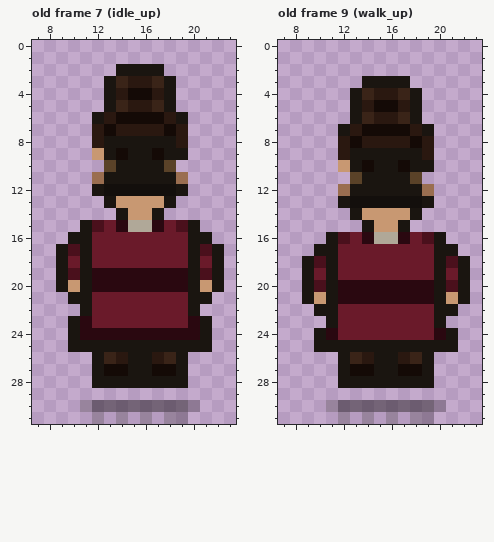
Pixel-art file -- public/sprites/agents/rosa_chen_sheet.aseprite. The first picture shows the starting point.
32x32 pixels, 11 frames. Colours within 5 levels of each other are drawn and written as one. Shown: old frame 7 (idle_up): x 7..23, y 0..31; old frame 9 (walk_up): x 7..23, y 0..31. The commit also changed other frames, which this record leaves out.
Now the later version:
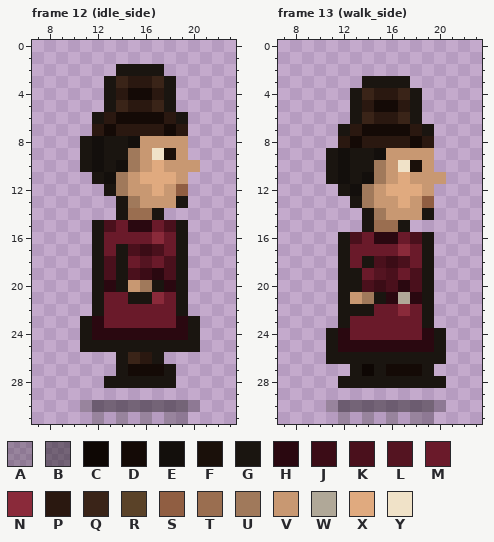
Palette (. is transparent): A #0a08063c  B #0a08066e  C #0e0704  D #140a06  E #130f0c  F #1a100a  G #1a1510  H #2a0810  J #3b0c16  K #4a101c  L #541421  M #6a1a2a  N #8a2a3a  P #2a1810  Q #3a2418  R #5a4228  S #905e42  T #9a6e50  U #a0795b  V #c89872  W #b0a898  X #e0aa7f  Y #f0e2c8
A new or re-ordered frame is compared with the old frame closest to it.
Diff:
frames 11 -> 16
--- frame 12 (idle_side) is new; against old frame 7 (idle_up)
@@ x 7..23 @@
  7 .....PDPPPPDP....
- 8 .....PGGGGGGP....
- 9 .....VGDGGDGG....
-10 ......RGGGGR.....
-11 .....TGGGGGGT....
-12 .....GEEEEEEG....
-13 ......GVVVVG.....
-14 .......GVVG......
-15 ....GKMHWWHMKG...
-16 ...GGMMMMMMMMGG..
-17 ..GKGMMMMMMMMGKG.
-18 ..GMGMMMMMMMMGMG.
-19 ..GKGHHHHHHHHGKG.
-20 ..GVGHHHHHHHHGVG.
-21 ...GGMMMMMMMMGG..
-22 ....GMMMMMMMMG...
-23 ...GHMMMMMMMMHG..
-24 ...GHHHHHHHHHHG..
-25 ...GGGGGGGGGGGG..
-26 .....GQPGGPQG....
-27 .....GDDGGDDG....
-28 .....GGGGGGGG....
+ 8 ....GEGGEVVVV....
+ 9 ....GEGGUVYFV....
+10 ....GEGEUVXVVV...
+11 .....GEUVXXXV....
+12 ......GUVVXVS....
+13 .......GUVVVG....
+14 .......GTTG......
+15 .....GKMHHMKG....
+16 .....GMMMMNMG....
+17 .....GMGKJKMG....
+18 .....GKGMLMKG....
+19 .....GKGKJHKG....
+20 .....GHGVUGHG....
+21 .....GMMGGNMG....
+22 .....GMMMMMMG....
+23 ....GHMMMMMMHG...
+24 ....GHHHHHHHHG...
+25 ....GGGGGGGGGG...
+26 .......GQPG......
+27 .......GDDDG.....
+28 ......GGGGGG.....
 29 .................
--- frame 13 (walk_side) is new; against old frame 9 (walk_up)
@@ x 7..23 @@
  8 .....PDPPPPDP....
- 9 .....PGGGGGGP....
-10 .....VGDGGDGG....
-11 ......RGGGGR.....
-12 .....TGGGGGGT....
-13 .....GEEEEEEG....
-14 ......GVVVVG.....
-15 .......GVVG......
-16 ....GKMHWWHMKG...
-17 ...GGMMMMMMMMGG..
-18 ..GKGMMMMMMMMGKG.
-19 ..GMGMMMMMMMMGMG.
-20 ..GKGHHHHHHHHGKG.
-21 ..GVGHHHHHHHHGVG.
-22 ...GGMMMMMMMMGG..
-23 ....GMMMMMMMMG...
-24 ...GHMMMMMMMMHG..
-25 ...GGGGGGGGGGGG..
-26 .....GQPGGPQG....
-27 .....GDDGGDDG....
-28 .....GGGGGGGG....
+ 9 ....GEGGEVVVV....
+10 ....GEGGUVYFV....
+11 ....GEGEUVXVVV...
+12 .....GEUVXXXV....
+13 ......GUVVXVS....
+14 .......GUVVVG....
+15 .......GTTG......
+16 .....GKMHHMKG....
+17 .....GMMMMNMG....
+18 .....GMGKJKMG....
+19 .....GGMLKMKG....
+20 .....GGKJKHKG....
+21 .....GVUGHWHG....
+22 .....GGGMMNMG....
+23 .....GMMMMMMG....
+24 ....GHMMMMMMHG...
+25 ....GHHHHHHHHG...
+26 ....GGGGGGGGGG...
+27 ......GCGDDDG....
+28 .....GGGGGGGGG...
 29 .................
Changed places in both pictures, as pixel boxes (x1, y1, x2, y2):
changed: (56, 136, 224, 388)
changed: (302, 148, 470, 388)
